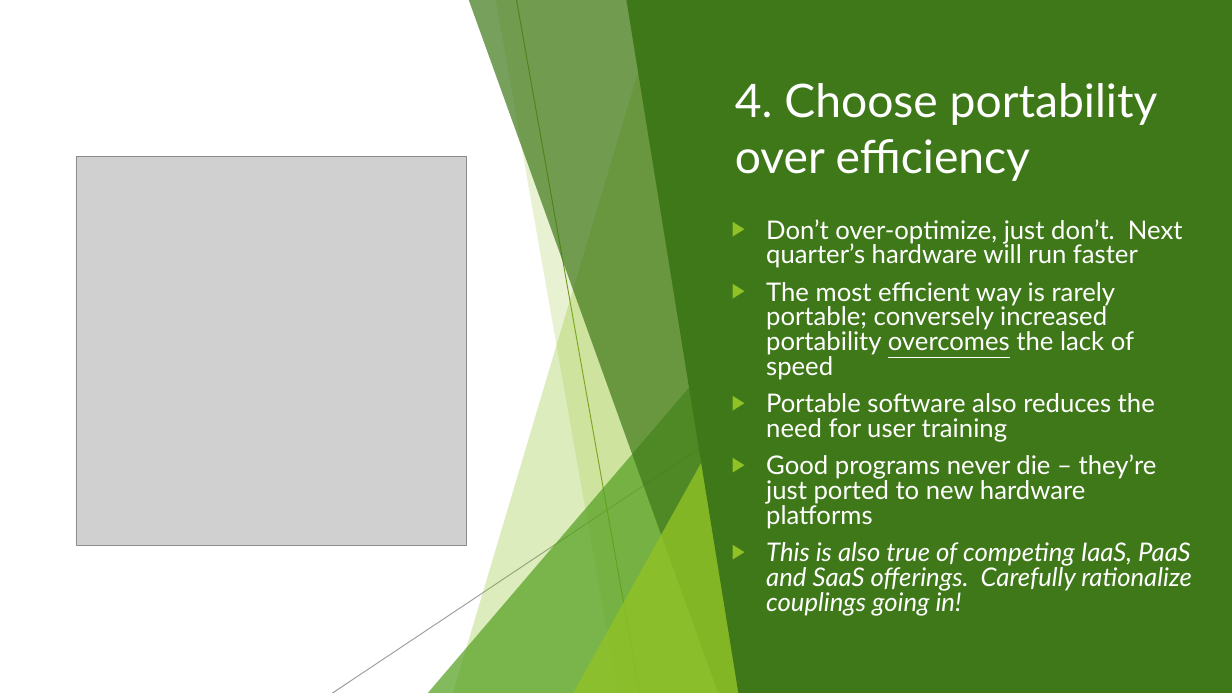
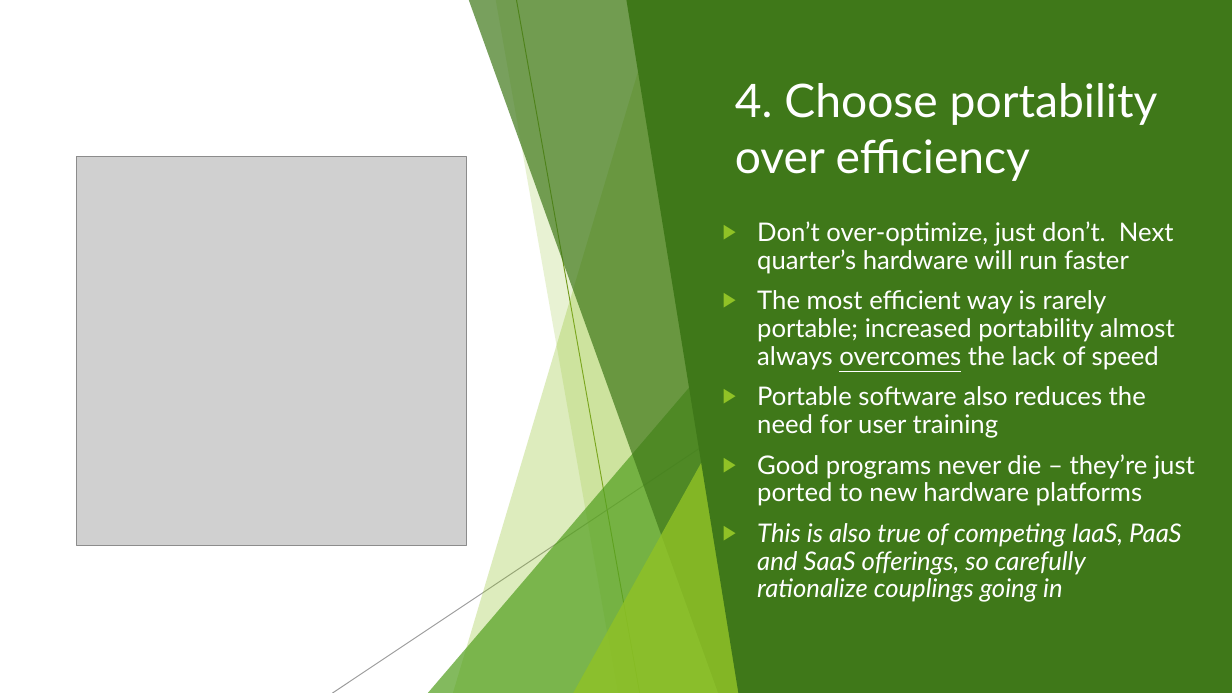
Before and after one commit to rudderfeet/the-unix-philosophy, a slide deck: slide 10 of The Unix Philosophy - Attributed - 2021-01-13.pptx. Drawn at 1232x693 pixels with LibreOffice and Linux fonts; fonts in the diff are those of the drawing; grey boxes stand for pictures. Boxes give left, top, right and bottom in pixels: in the first picture for what was removed or moved away, otherwise in the second. Text is boxed around its words. In the diff, an @@ line names an element or a change of style, - is before the commit and + after.

```diff
--- a/The Unix Philosophy - Attributed - 2021-01-13.pptx
+++ b/The Unix Philosophy - Attributed - 2021-01-13.pptx
@@ text "Don’t over-optimize, just don’t. Next ..." moved from (x1=766, y1=219, x2=1192, y2=616) to (x1=757, y1=221, x2=1195, y2=602) @@
@@ text at (x1=757, y1=221, x2=1195, y2=506): line spacing 0.8 to 0.9 @@
@@ text at (x1=757, y1=290, x2=1175, y2=370): text changed @@
-▶ The most efficient way is rarely portable; conversely increased portability overcomes the lack of speed
+▶ The most efficient way is rarely portable; increased portability almost always overcomes the lack of speed
@@ text at (x1=757, y1=523, x2=1182, y2=602): text changed @@
-▶ This is also true of competing IaaS, PaaS and SaaS offerings. Carefully rationalize couplings going in!
+▶ This is also true of competing IaaS, PaaS and SaaS offerings, so carefully rationalize couplings going in
```
Also in this commit, not shown: 12 other slides changed.
